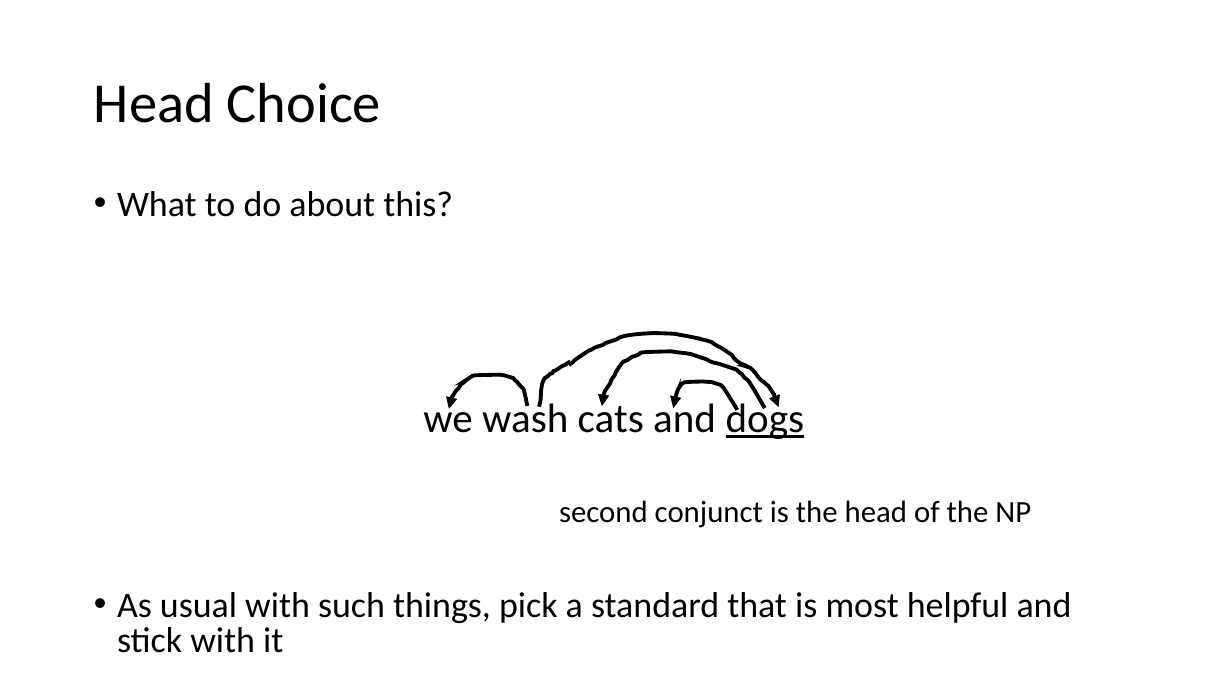
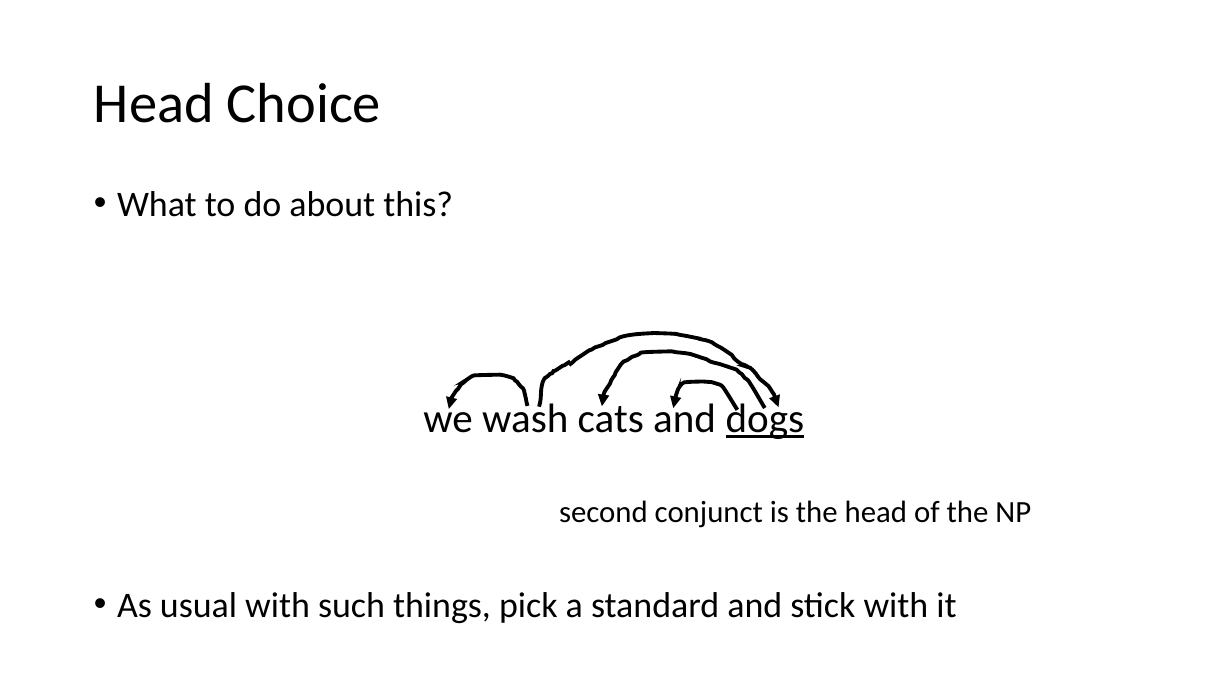
Before and after one commit to isi-nlp/csci_544_fa_18_slides, a slide deck: slide 15 of dep_parsing_0919.pptx. Drawn at 1232x693 pixels with LibreOffice and Linux fonts; fonts in the diff are those of the drawing. Boxes give left, top, right and bottom in pixels: in the first picture for what was removed or moved away, otherwise in the second. Text is boxed around its words. In the diff, an @@ line names an element or a change of style, - is before the commit and + after.

```diff
--- a/dep_parsing_0919.pptx
+++ b/dep_parsing_0919.pptx
@@ text at (117,592,956,623): text changed @@
-• As usual with such things, pick a standard that is most helpful and stick with it
+• As usual with such things, pick a standard and stick with it
```
Also in this commit, not shown: 25 other slides changed.
